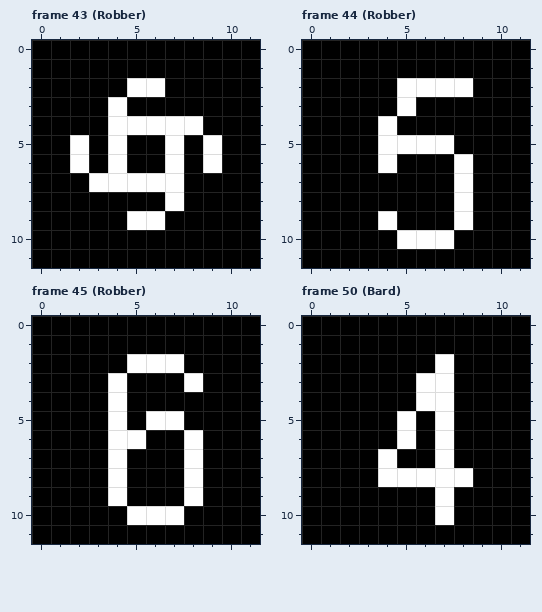
File history of a pixel-art file, android/assets/Base_Attacks.aseprite. The picture above is the old version.
12x12 pixels, 73 frames. Shown: frame 43 (Robber), frame 44 (Robber), frame 45 (Robber), frame 50 (Bard). The commit also changed other frames, which this record leaves out.
After:
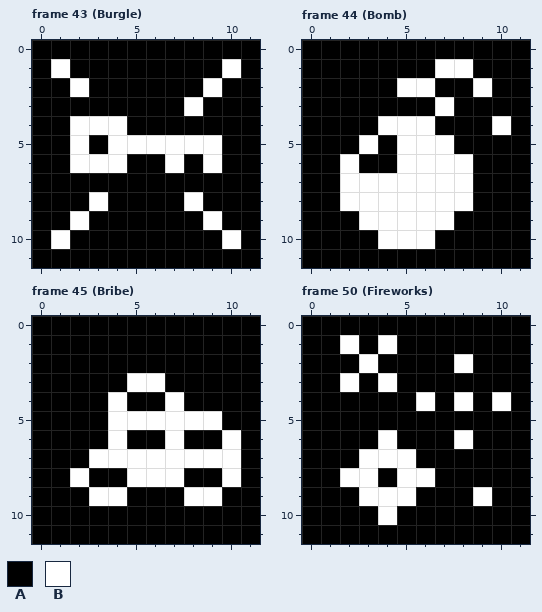
Palette (. is transparent): A #000000  B #ffffff
Commit: :art: Base Attacks updated Almost everything done, except for the 'geomancer' class
The exact change:
Frame 43 (Burgle):
y 1: x 1 A -> B; x 10 A -> B
y 2: x 2 A -> B; x 5..6 BB -> AA; x 9 A -> B
y 3: x 4 B -> A; x 8 A -> B
y 4: x 2..3 AA -> BB; x 5..8 BBBB -> AAAA
y 5: x 5..6 AA -> BB; x 8 A -> B
y 6: x 3 A -> B
y 7: x 3..7 BBBBB -> AAAAA
y 8: x 3 A -> B; x 7..8 BA -> AB
y 9: x 2 A -> B; x 5..6 BB -> AA; x 9 A -> B
y 10: x 1 A -> B; x 10 A -> B
Frame 44 (Bomb):
y 1: x 7..8 AA -> BB
y 2: x 7..9 BBA -> AAB
y 3: x 5 B -> A; x 7 A -> B
y 4: x 5..6 AA -> BB; x 10 A -> B
y 5: x 3..4 AB -> BA
y 6: x 2 A -> B; x 4..7 BAAA -> ABBB
y 7..8: x 2..7 AAAAAA -> BBBBBB
y 9: x 3 A -> B; x 5..8 AAAB -> BBBA
y 10: x 4 A -> B; x 7 B -> A
Frame 45 (Bribe):
y 2: x 5..7 BBB -> AAA
y 3: x 4..6 BAA -> ABB; x 8 B -> A
y 4: x 7 A -> B
y 5: x 5 A -> B; x 8..9 AA -> BB
y 6: x 5 B -> A; x 7..8 AB -> BA; x 10 A -> B
y 7: x 3 A -> B; x 5..7 AAA -> BBB; x 9..10 AA -> BB
y 8: x 2 A -> B; x 4..8 BAAAB -> ABBBA; x 10 A -> B
y 9: x 3 A -> B; x 9 A -> B
y 10: x 5..7 BBB -> AAA
Frame 50 (Fireworks):
y 1: x 2 A -> B; x 4 A -> B
y 2: x 3 A -> B; x 7..8 BA -> AB
y 3: x 2 A -> B; x 4 A -> B; x 6..7 BB -> AA
y 4: x 7..8 BA -> AB; x 10 A -> B
y 5: x 5 B -> A; x 7 B -> A
y 6: x 4..5 AB -> BA; x 7..8 BA -> AB
y 7: x 3 A -> B; x 5 A -> B; x 7 B -> A
y 8: x 2..4 AAB -> BBA; x 7..8 BB -> AA
y 9: x 3..5 AAA -> BBB; x 7 B -> A; x 9 A -> B
y 10: x 4 A -> B; x 7 B -> A
